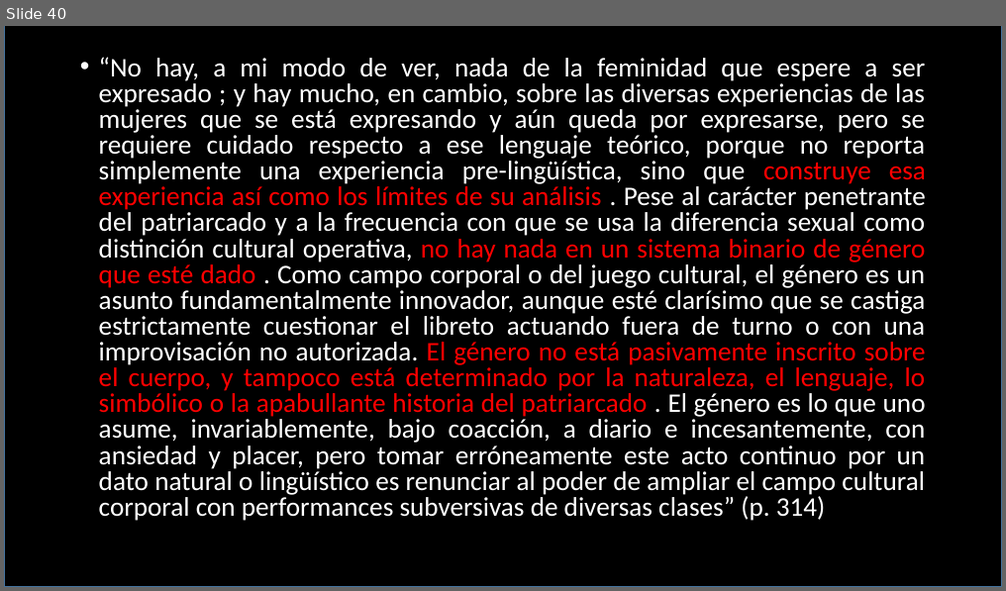
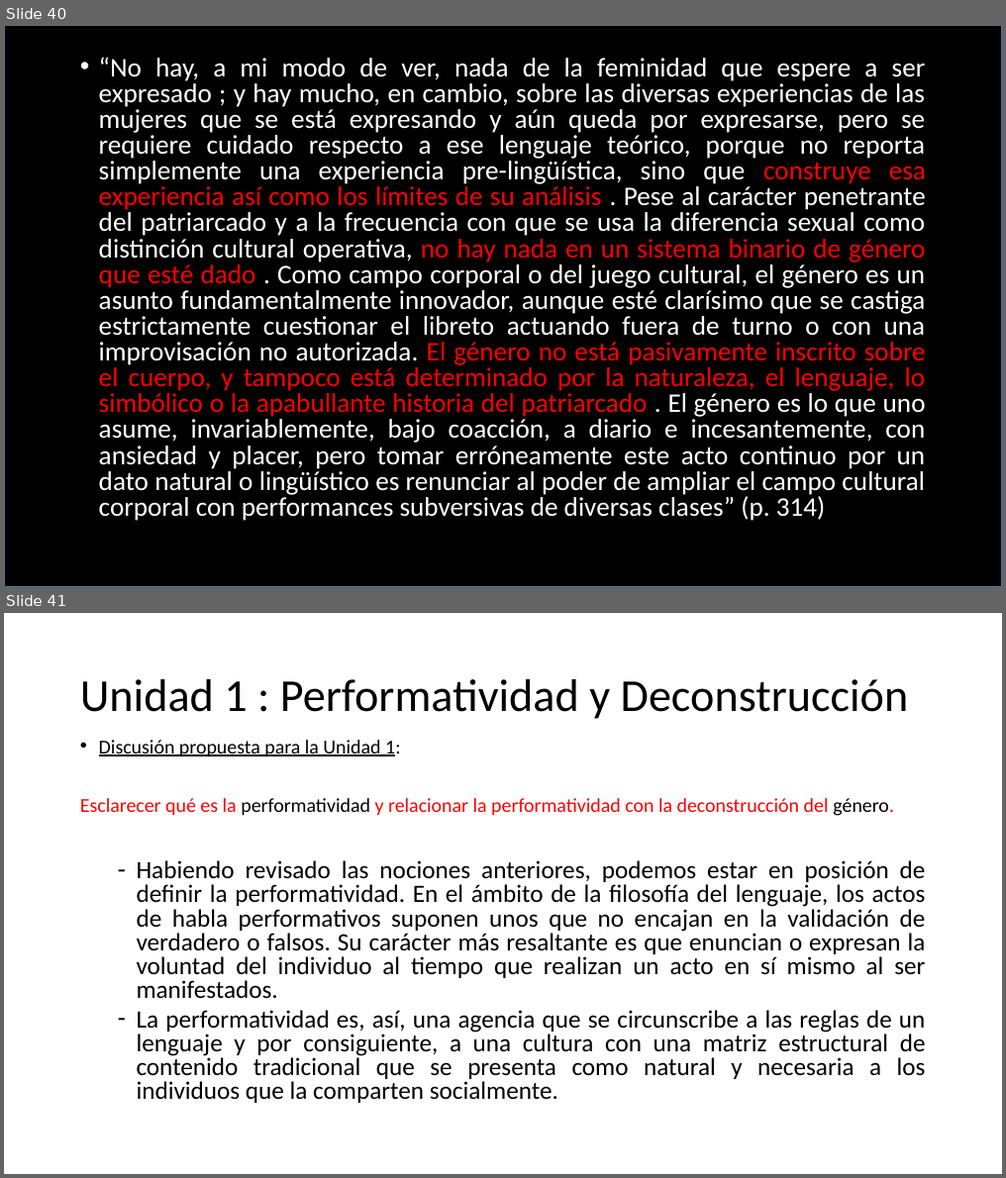
Before and after one commit to zaboltar/zaboltar.github.io, a slide deck: assets uarm/2019 sol-penscri-justfilpol/Judith Butler.pptx. Shown one above the other, each under a label of ours: slide 40 before the commit, slides 40 and 41 after it. The pictures are 1006x591 and 1006x1178 pixels, drawn with LibreOffice and Linux fonts; fonts in the diff are those of the drawing. Boxes give left, top, right and bottom in pixels: in the first picture for what was removed or moved away, otherwise in the second. Text is boxed around its words. In the diff, an @@ line names an element or a change of style, - is before the commit and + after.

```diff
--- a/assets uarm/2019 sol-penscri-justfilpol/Judith Butler.pptx
+++ b/assets uarm/2019 sol-penscri-justfilpol/Judith Butler.pptx
@@ slide 41 added at [4, 613, 1002, 1174], background #FFFFFF @@
@@ title added at [80, 679, 909, 719], 44 pt, text #000000 @@
+Unidad 1 : Performatividad y Deconstrucción
@@ text added at [80, 740, 926, 1103], 24 pt, text #000000 @@
+• Discusión propuesta para la Unidad 1:
+Esclarecer qué es la performatividad y relacionar la performatividad con la deconstrucción del género.
+  – Habiendo revisado las nociones anteriores, podemos estar en posición de definir la performatividad. En el ámbito de la filosofía del lenguaje, los actos de habla performativos suponen unos que no encajan en la validación de verdadero o falsos. Su carácter más resaltante es que enuncian o expresan la voluntad del individuo al tiempo que realizan un acto en sí mismo al ser manifestados.
+  – La performatividad es, así, una agencia que se circunscribe a las reglas de un lenguaje y por consiguiente, a una cultura con una matriz estructural de contenido tradicional que se presenta como natural y necesaria a los individuos que la comparten socialmente.
```
Also in this commit, not shown: 3 other slides added, 6 other files.
